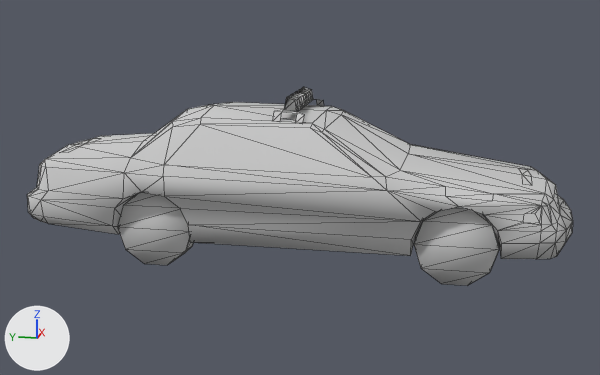
Before and after pictures for a commit that changed the Blender file Vehicle Templates/Models/CopCar.blend.
Camera for both pictures: a 50 mm lens placed at (-10.24, -2.82, 3.37), pointed at (-0.04, -0.78, 0.82). The lights are fixed; the arrows at lower left show +X, +Y and +Z. Mesh edges are drawn as thin lines on the coarser meshes.

Names of what the first picture shows: 'CopCar Body', 'CopCar_Wheel_Front_R', 'CopCar_Wheel_Rear_R'.
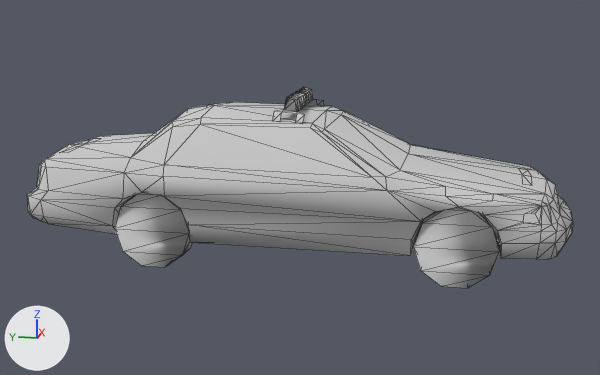
Edits to the scene script, one JSON object a line:
```json
{"block": "me_copcar_wheel_front_r", "where": "me_copcar_wheel_front_r.from_pydata(...)  # 60 vertices, 36 faces; spans x -0.139..0.139, y -0.454..0.454, z -0.478..0.478"}
{"block": "me_copcar_wheel_front_r", "where": "# used by ob_copcar_wheel_front_r; location = (-0.882, -2.784, 0.453); rotation_euler = (1.571, 0.0, 0.0), in degrees (90, 0, 0)"}
{"block": "me_copcar_wheel_front_r", "change": "me_copcar_wheel_front_r part 1: the loose piece of 10 vertices spanning x -0.139, y -0.454..0.454, z -0.478..0.478 is deleted"}
{"block": "me_copcar_wheel_rear_r", "where": "# used by ob_copcar_wheel_rear_r; location = (-0.881, 0.843, 0.453); rotation_euler = (1.571, 0.0, 0.0), in degrees (90, 0, 0)"}
{"op": "remove", "block": "me_copcar_wheel_rear_r", "code": "me_copcar_wheel_rear_r.from_pydata(...)  # 60 vertices, 36 faces; spans x -0.139..0.139, y -0.454..0.455, z -0.476..0.48"}
{"op": "add", "block": "me_copcar_wheel_rear_r", "code": "me_copcar_wheel_rear_r.from_pydata(...)  # 20 vertices, 28 faces; spans x -0.139..0.139, y -0.455..0.454, z -0.476..0.48"}
{"block": "me_copcar_wheel_rear_r", "change": "me_copcar_wheel_rear_r part 2: the loose piece of 10 vertices spanning x -0.139, y -0.454..0.455, z -0.476..0.48 is deleted"}
{"block": "me_copcar_wheel_rear_r", "change": "me_copcar_wheel_rear_r part 3: the loose piece of 4 vertices spanning x -0.139..0.139, y -0.281..0.0, z 0.388..0.48 is deleted"}
{"block": "me_copcar_wheel_rear_r", "change": "me_copcar_wheel_rear_r part 4: 4 vertices removed from x -0.139..0.139, y -0.454, z -0.146..0.15; 2 vertices added at x -0.139..0.139, y -0.454, z -0.164"}
{"block": "me_copcar_wheel_rear_r", "change": "me_copcar_wheel_rear_r part 5: 2 vertices removed from x -0.139..0.139, y 0.454, z -0.164; 2 vertices added at x -0.139..0.139, y 0.454, z -0.146"}
{"op": "set", "path": "ob_copcar_wheel_front_r.location", "old": "(-0.882, -2.784, 0.453)", "new": "(-0.967, -2.784, 0.453)"}
{"op": "set", "path": "ob_copcar_wheel_front_r.rotation_euler", "old": "(1.571, 0.0, 0.0)", "new": "(1.571, 3.142, 0.0)", "note": "degrees (90, 0, 0) -> degrees (90, 180, 0)"}
{"op": "set", "path": "ob_copcar_wheel_rear_r.location", "old": "(-0.881, 0.843, 0.453)", "new": "(-0.967, 0.843, 0.453)"}
{"op": "set", "path": "ob_copcar_wheel_rear_r.rotation_euler", "old": "(1.571, 0.0, 0.0)", "new": "(1.571, 3.142, 0.0)", "note": "degrees (90, 0, 0) -> degrees (90, 180, 0)"}
```

What differs and where, as boxes [x1, y1, x2, y2] in the pictures (600 x 375 px; the box of a moved part takes in the faces that stretch with it):
```json
{"object": "CopCar_Wheel_Front_R", "change": "reshaped, moved, turned", "before": [414, 207, 499, 286], "after": [413, 207, 499, 288]}
{"object": "CopCar_Wheel_Rear_R", "change": "reshaped, moved, turned", "before": [117, 192, 193, 265], "after": [115, 192, 192, 267]}
{"part": 1, "of": "me_copcar_wheel_front_r", "change": "deleted", "before": [414, 208, 499, 286]}
{"part": 2, "of": "me_copcar_wheel_rear_r", "change": "deleted", "before": [117, 192, 190, 265]}
{"part": 3, "of": "me_copcar_wheel_rear_r", "change": "deleted", "before": [185, 238, 193, 253]}
{"part": 4, "of": "me_copcar_wheel_rear_r", "change": "moved or reshaped", "after": [121, 192, 160, 207], "on screen": "not visible before"}
{"part": 5, "of": "me_copcar_wheel_rear_r", "change": "moved or reshaped", "after": [123, 251, 182, 267], "on screen": "not visible before"}
```
